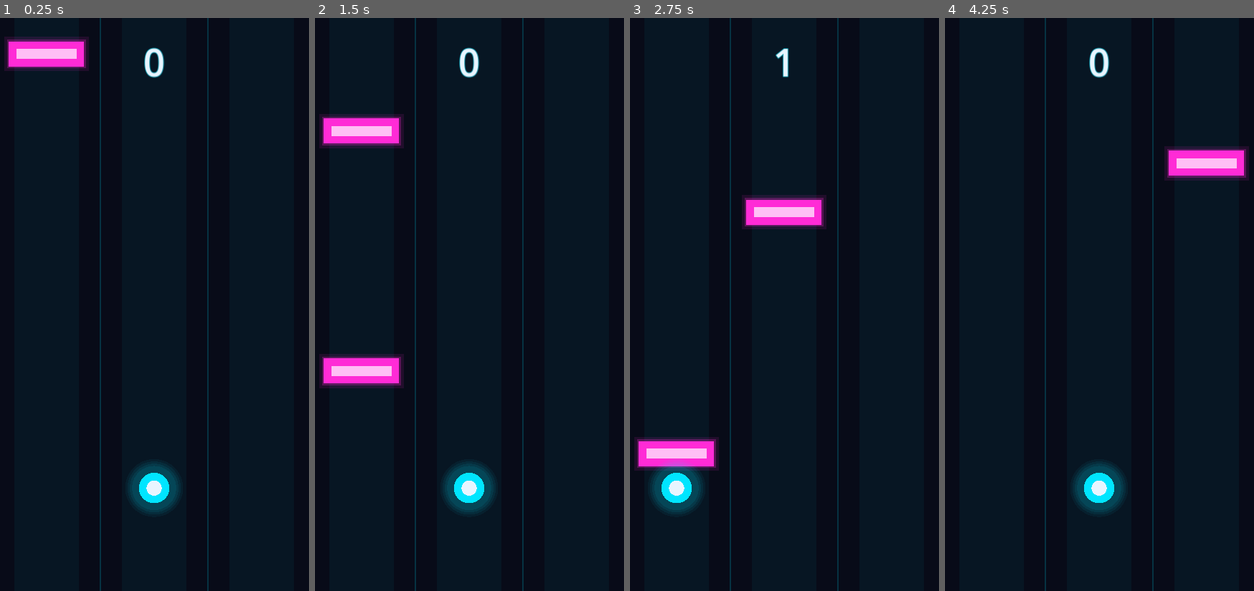
Above: before the commit, frames 1-4 (left to right).
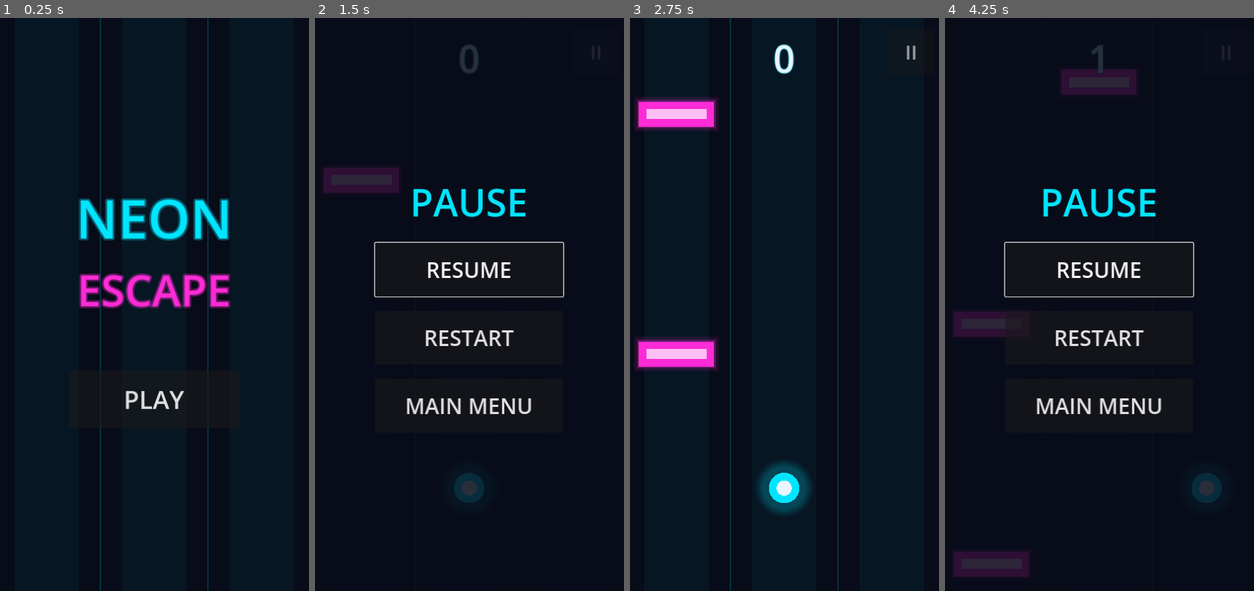
Above: after the commit, the same moments.

Repository: BananaInTrouble/Neon-Escape
Game: Godot game, scene res://scenes/main/main.tscn
Two runs of this game, one before a commit and one after it. Both use one fixed random seed, a clock stepped at 60 frames per second and the inputs below.
Inputs (mouse positions are in pixels of both pictures, inside the frame that each line leads up to):
- Up to frame 1 (0.25 s): no input
- Up to frame 2 (1.5 s): click (469, 401) at 0.5 s, where only the run after the commit has a clickable "PLAY"; click (596, 52) at 1.25 s, where only the run after the commit has a clickable "II"
- Up to frame 3 (2.75 s): click (784, 270) at 2 s, where only the run after the commit has a clickable "RESUME"
- Up to frame 4 (4.25 s): move the mouse to (1170, 275) at 2.77 s; hold Right (move_right) 2.78-3.5 s; click (1170, 275) at 2.92 s; click "RETRY" (after the commit: "II") at 3.5 s

The runs differ from the first frame. In frame 1, 7.6% of the frame differs, in the area x 1-75%, y 3-87%; in frame 2, 9.4%; in frame 3, 8.9%; in frame 4, 10%, in the area x 2-99%, y 0-100%.

Commit message:
Étape 6 : menu principal, pause et écran de fin complet
Menu principal (Play, record), bouton Pause semi-transparent dans une zone sûre
(encoche), menu Pause (Resume, Restart, Main Menu) qui fige réellement la partie,
pause automatique quand l'application passe en arrière-plan, bouton Main Menu
sur l'écran de fin. 12 nouveaux tests (47 au total).

Co-Authored-By: Claude Opus 5.5 <noreply@anthropic.com>
Claude-Session: https://claude.ai/code/session_016cBnVpishZPQyf6j2qKhHQ

Diff:
--- a/scenes/main/main.tscn
+++ b/scenes/main/main.tscn
@@ -1,12 +1,18 @@
-[gd_scene load_steps=4 format=3]
+[gd_scene load_steps=6 format=3]
 
 [ext_resource type="Script" path="res://scripts/core/game_manager.gd" id="1_gm"]
-[ext_resource type="PackedScene" path="res://scenes/ui/hud.tscn" id="2_hud"]
-[ext_resource type="PackedScene" path="res://scenes/ui/game_over.tscn" id="3_go"]
+[ext_resource type="PackedScene" path="res://scenes/ui/main_menu.tscn" id="2_menu"]
+[ext_resource type="PackedScene" path="res://scenes/ui/hud.tscn" id="3_hud"]
+[ext_resource type="PackedScene" path="res://scenes/ui/pause_menu.tscn" id="4_pause"]
+[ext_resource type="PackedScene" path="res://scenes/ui/game_over.tscn" id="5_go"]
 
 [node name="Main" type="Node"]
 script = ExtResource("1_gm")
 
-[node name="HUD" parent="." instance=ExtResource("2_hud")]
+[node name="MainMenu" parent="." instance=ExtResource("2_menu")]
 
-[node name="GameOver" parent="." instance=ExtResource("3_go")]
+[node name="HUD" parent="." instance=ExtResource("3_hud")]
+
+[node name="PauseMenu" parent="." instance=ExtResource("4_pause")]
+
+[node name="GameOver" parent="." instance=ExtResource("5_go")]
--- a/scenes/ui/game_over.tscn
+++ b/scenes/ui/game_over.tscn
@@ -67,3 +67,11 @@
 size_flags_horizontal = 4
 theme_override_font_sizes/font_size = 48
 text = "RETRY"
+
+[node name="MainMenuButton" type="Button" parent="Center/VBox"]
+unique_name_in_owner = true
+custom_minimum_size = Vector2(380, 110)
+layout_mode = 2
+size_flags_horizontal = 4
+theme_override_font_sizes/font_size = 40
+text = "MAIN MENU"
--- a/scenes/ui/hud.tscn
+++ b/scenes/ui/hud.tscn
@@ -1,26 +1,50 @@
-[gd_scene load_steps=2 format=3]
+[gd_scene load_steps=3 format=3]
 
 [ext_resource type="Script" path="res://scripts/ui/hud.gd" id="1_hud"]
+[ext_resource type="Script" path="res://scripts/ui/safe_area_container.gd" id="2_safe"]
 
 [node name="HUD" type="CanvasLayer"]
 layer = 5
 script = ExtResource("1_hud")
 
-[node name="Margin" type="MarginContainer" parent="."]
+[node name="SafeArea" type="MarginContainer" parent="."]
+anchors_preset = 15
+anchor_right = 1.0
+anchor_bottom = 1.0
+grow_horizontal = 2
+grow_vertical = 2
+mouse_filter = 2
+script = ExtResource("2_safe")
+
+[node name="Top" type="Control" parent="SafeArea"]
+layout_mode = 2
+mouse_filter = 2
+
+[node name="ScoreLabel" type="Label" parent="SafeArea/Top"]
+unique_name_in_owner = true
+layout_mode = 1
 anchors_preset = 10
 anchor_right = 1.0
-offset_bottom = 160.0
+offset_top = 8.0
+offset_bottom = 128.0
 grow_horizontal = 2
-mouse_filter = 2
-theme_override_constants/margin_top = 40
-
-[node name="ScoreLabel" type="Label" parent="Margin"]
-unique_name_in_owner = true
-layout_mode = 2
-size_flags_vertical = 0
 theme_override_colors/font_color = Color(0.91, 0.96, 1, 1)
 theme_override_colors/font_outline_color = Color(0, 0.898, 1, 0.6)
 theme_override_constants/outline_size = 6
 theme_override_font_sizes/font_size = 84
 text = "0"
 horizontal_alignment = 1
+
+[node name="PauseButton" type="Button" parent="SafeArea/Top"]
+unique_name_in_owner = true
+modulate = Color(1, 1, 1, 0.7)
+layout_mode = 1
+anchors_preset = 1
+anchor_left = 1.0
+anchor_right = 1.0
+offset_left = -104.0
+offset_bottom = 104.0
+grow_horizontal = 0
+focus_mode = 0
+theme_override_font_sizes/font_size = 44
+text = "II"
--- /dev/null
+++ b/scenes/ui/main_menu.tscn
@@ -0,0 +1,66 @@
+[gd_scene load_steps=3 format=3]
+
+[ext_resource type="Script" path="res://scripts/ui/main_menu.gd" id="1_menu"]
+[ext_resource type="Script" path="res://scripts/gameplay/lane_background.gd" id="2_bg"]
+
+[node name="MainMenu" type="CanvasLayer"]
+layer = 10
+script = ExtResource("1_menu")
+
+[node name="Background" type="Node2D" parent="."]
+script = ExtResource("2_bg")
+
+[node name="Center" type="CenterContainer" parent="."]
+anchors_preset = 15
+anchor_right = 1.0
+anchor_bottom = 1.0
+grow_horizontal = 2
+grow_vertical = 2
+mouse_filter = 2
+
+[node name="VBox" type="VBoxContainer" parent="Center"]
+layout_mode = 2
+mouse_filter = 2
+theme_override_constants/separation = 12
+
+[node name="TitleNeon" type="Label" parent="Center/VBox"]
+layout_mode = 2
+theme_override_colors/font_color = Color(0, 0.898039, 1, 1)
+theme_override_colors/font_outline_color = Color(0, 0.898039, 1, 0.35)
+theme_override_constants/outline_size = 16
+theme_override_font_sizes/font_size = 120
+text = "NEON"
+horizontal_alignment = 1
+
+[node name="TitleEscape" type="Label" parent="Center/VBox"]
+layout_mode = 2
+theme_override_colors/font_color = Color(1, 0.168627, 0.839216, 1)
+theme_override_colors/font_outline_color = Color(1, 0.168627, 0.839216, 0.35)
+theme_override_constants/outline_size = 16
+theme_override_font_sizes/font_size = 96
+text = "ESCAPE"
+horizontal_alignment = 1
+
+[node name="Spacer" type="Control" parent="Center/VBox"]
+custom_minimum_size = Vector2(0, 90)
+layout_mode = 2
+mouse_filter = 2
+
+[node name="PlayButton" type="Button" parent="Center/VBox"]
+unique_name_in_owner = true
+custom_minimum_size = Vector2(380, 130)
+layout_mode = 2
+size_flags_horizontal = 4
+theme_override_font_sizes/font_size = 56
+text = "PLAY"
+
+[node name="BestLabel" type="Label" parent="Center/VBox"]
+unique_name_in_owner = true
+visible = false
+custom_minimum_size = Vector2(0, 90)
+layout_mode = 2
+theme_override_colors/font_color = Color(0.7, 0.8, 0.9, 1)
+theme_override_font_sizes/font_size = 40
+text = "Record : 0"
+horizontal_alignment = 1
+vertical_alignment = 1
--- /dev/null
+++ b/scenes/ui/pause_menu.tscn
@@ -0,0 +1,60 @@
+[gd_scene load_steps=2 format=3]
+
+[ext_resource type="Script" path="res://scripts/ui/pause_menu.gd" id="1_pause"]
+
+[node name="PauseMenu" type="CanvasLayer"]
+process_mode = 3
+layer = 20
+script = ExtResource("1_pause")
+
+[node name="Dim" type="ColorRect" parent="."]
+anchors_preset = 15
+anchor_right = 1.0
+anchor_bottom = 1.0
+grow_horizontal = 2
+grow_vertical = 2
+color = Color(0.0313726, 0.0431373, 0.0941176, 0.85)
+
+[node name="Center" type="CenterContainer" parent="."]
+anchors_preset = 15
+anchor_right = 1.0
+anchor_bottom = 1.0
+grow_horizontal = 2
+grow_vertical = 2
+mouse_filter = 2
+
+[node name="VBox" type="VBoxContainer" parent="Center"]
+layout_mode = 2
+mouse_filter = 2
+theme_override_constants/separation = 32
+
+[node name="Title" type="Label" parent="Center/VBox"]
+layout_mode = 2
+theme_override_colors/font_color = Color(0, 0.898039, 1, 1)
+theme_override_font_sizes/font_size = 84
+text = "PAUSE"
+horizontal_alignment = 1
+
+[node name="ResumeButton" type="Button" parent="Center/VBox"]
+unique_name_in_owner = true
+custom_minimum_size = Vector2(420, 120)
+layout_mode = 2
+size_flags_horizontal = 4
+theme_override_font_sizes/font_size = 48
+text = "RESUME"
+
+[node name="RestartButton" type="Button" parent="Center/VBox"]
+unique_name_in_owner = true
+custom_minimum_size = Vector2(420, 120)
+layout_mode = 2
+size_flags_horizontal = 4
+theme_override_font_sizes/font_size = 48
+text = "RESTART"
+
+[node name="MainMenuButton" type="Button" parent="Center/VBox"]
+unique_name_in_owner = true
+custom_minimum_size = Vector2(420, 120)
+layout_mode = 2
+size_flags_horizontal = 4
+theme_override_font_sizes/font_size = 48
+text = "MAIN MENU"
--- a/scripts/core/game_manager.gd
+++ b/scripts/core/game_manager.gd
@@ -1,13 +1,17 @@
 class_name GameManager
 extends Node
-## Chef d'orchestre : crée/détruit la partie et pilote les transitions d'état.
+## Chef d'orchestre : crée/détruit la partie, gère la pause et les écrans.
 ##
 ## Il ne contient aucune règle de gameplay détaillée : il relie les modules
-## (partie, score, interface) via leurs signaux.
+## (partie, score, interface) via leurs signaux. Toute demande passe par
+## GameState, qui refuse les transitions incohérentes (ex. pause depuis le menu).
 
 const GAME_SCENE: PackedScene = preload("res://scenes/game/game.tscn")
+const S := GameState.State
 
+@onready var main_menu: MainMenu = $MainMenu
 @onready var hud: Hud = $HUD
+@onready var pause_menu: PauseMenu = $PauseMenu
 @onready var game_over_screen: GameOverScreen = $GameOver
 
 var state := GameState.new()
@@ -16,19 +20,49 @@
 
 
 func _ready() -> void:
-	# Le gestionnaire doit continuer à tourner quand le gameplay est en pause.
+	# Le gestionnaire et l'interface continuent de fonctionner en pause ;
+	# seule la partie (Game) est suspendue.
 	process_mode = Node.PROCESS_MODE_ALWAYS
 	state.changed.connect(_on_state_changed)
 	score.score_changed.connect(hud.show_score)
+	main_menu.play_requested.connect(start_game)
+	hud.pause_requested.connect(pause_game)
+	pause_menu.resume_requested.connect(resume_game)
+	pause_menu.restart_requested.connect(start_game)
+	pause_menu.main_menu_requested.connect(go_to_menu)
 	game_over_screen.retry_requested.connect(start_game)
-	# Provisoire (avant le menu principal) : on lance directement une partie.
-	start_game()
+	game_over_screen.main_menu_requested.connect(go_to_menu)
+	_show_menu()
 
 
-## Lance une nouvelle partie propre (détruit la précédente si besoin).
+func _exit_tree() -> void:
+	# Ne jamais laisser l'arbre en pause derrière nous.
+	get_tree().paused = false
+
+
+## Pause automatique si l'application passe en arrière-plan (appel, notification,
+## changement d'onglet dans le navigateur...).
+func _notification(what: int) -> void:
+	if what == NOTIFICATION_APPLICATION_FOCUS_OUT or what == NOTIFICATION_APPLICATION_PAUSED:
+		if is_node_ready():
+			pause_game()
+
+
+## Clavier : Échap ou P pour mettre en pause / reprendre.
+func _unhandled_input(event: InputEvent) -> void:
+	if event.is_action_pressed("pause_game"):
+		if state.current == S.PLAYING:
+			pause_game()
+		elif state.current == S.PAUSED:
+			resume_game()
+		get_viewport().set_input_as_handled()
+
+
+## Lance une nouvelle partie propre (depuis le menu, la pause ou la fin de partie).
 func start_game() -> bool:
-	if not state.transition_to(GameState.State.PLAYING):
+	if not state.transition_to(S.PLAYING):
 		return false
+	get_tree().paused = false
 	_clear_game()
 	score.reset()
 	game = GAME_SCENE.instantiate()
@@ -37,20 +71,56 @@
 	game.crashed.connect(end_game)
 	add_child(game)
 	move_child(game, 0)  # sous l'interface dans l'arbre
-	game_over_screen.hide()
-	hud.show()
+	_show_screens([hud])
+	return true
+
+
+## Suspend réellement le gameplay : obstacles, chronomètre de difficulté et
+## animations de la partie sont figés tant que l'arbre est en pause.
+func pause_game() -> bool:
+	if not state.transition_to(S.PAUSED):
+		return false
+	get_tree().paused = true
+	_show_screens([hud, pause_menu])
+	return true
+
+
+func resume_game() -> bool:
+	if state.current != S.PAUSED or not state.transition_to(S.PLAYING):
+		return false
+	get_tree().paused = false
+	_show_screens([hud])
 	return true
 
 
 ## Termine la partie. Les appels répétés sont ignorés.
 func end_game() -> bool:
-	if not state.transition_to(GameState.State.GAME_OVER):
+	if not state.transition_to(S.GAME_OVER):
 		return false
 	game.stop()
 	var is_new_record := score.commit()
-	hud.hide()
+	_show_screens([game_over_screen])
 	game_over_screen.show_result(score.score, score.best, is_new_record)
 	return true
+
+
+func go_to_menu() -> bool:
+	if not state.transition_to(S.MENU):
+		return false
+	get_tree().paused = false
+	_clear_game()
+	_show_menu()
+	return true
+
+
+func _show_menu() -> void:
+	main_menu.show_best(score.best)
+	_show_screens([main_menu])
+
+
+func _show_screens(screens: Array[CanvasLayer]) -> void:
+	for screen: CanvasLayer in [main_menu, hud, pause_menu, game_over_screen]:
+		screen.visible = screen in screens
 
 
 func _on_row_passed() -> void:
--- a/scripts/ui/game_over.gd
+++ b/scripts/ui/game_over.gd
@@ -3,6 +3,7 @@
 ## Écran de fin de partie. Émet des signaux, ne décide de rien lui-même.
 
 signal retry_requested
+signal main_menu_requested
 
 ## Délai avant que les boutons répondent, pour qu'un toucher frénétique
 ## juste après la collision ne relance pas la partie par erreur.
@@ -12,12 +13,14 @@
 @onready var best_label: Label = %BestLabel
 @onready var record_label: Label = %RecordLabel
 @onready var retry_button: Button = %RetryButton
+@onready var main_menu_button: Button = %MainMenuButton
 
 var _input_delay_timer := Timer.new()
 
 
 func _ready() -> void:
 	retry_button.pressed.connect(retry_requested.emit)
+	main_menu_button.pressed.connect(main_menu_requested.emit)
 	_input_delay_timer.one_shot = true
 	_input_delay_timer.wait_time = INPUT_DELAY
 	_input_delay_timer.timeout.connect(_enable_buttons)
@@ -29,11 +32,16 @@
 	score_label.text = "Score : %d" % score
 	best_label.text = "Record : %d" % best
 	record_label.visible = is_new_record
-	retry_button.disabled = true
+	_set_buttons_disabled(true)
 	show()
 	_input_delay_timer.start()
 
 
 func _enable_buttons() -> void:
-	retry_button.disabled = false
+	_set_buttons_disabled(false)
 	retry_button.grab_focus()
+
+
+func _set_buttons_disabled(disabled: bool) -> void:
+	retry_button.disabled = disabled
+	main_menu_button.disabled = disabled
--- a/scripts/ui/hud.gd
+++ b/scripts/ui/hud.gd
@@ -1,8 +1,15 @@
 class_name Hud
 extends CanvasLayer
-## Affichage pendant la partie. Ne contient aucune règle de jeu.
+## Affichage pendant la partie (score, bouton Pause). Ne contient aucune règle de jeu.
+
+signal pause_requested
 
 @onready var score_label: Label = %ScoreLabel
+@onready var pause_button: Button = %PauseButton
+
+
+func _ready() -> void:
+	pause_button.pressed.connect(pause_requested.emit)
 
 
 func show_score(score: int) -> void:
--- /dev/null
+++ b/scripts/ui/main_menu.gd
@@ -0,0 +1,30 @@
+class_name MainMenu
+extends CanvasLayer
+## Écran d'accueil : titre, meilleur score, bouton Play.
+
+signal play_requested
+
+@onready var background: Node2D = $Background
+@onready var best_label: Label = %BestLabel
+@onready var play_button: Button = %PlayButton
+
+
+func _ready() -> void:
+	play_button.pressed.connect(play_requested.emit)
+	get_viewport().size_changed.connect(_resize_background)
+	_resize_background()
+	visibility_changed.connect(_on_visibility_changed)
+
+
+func show_best(best: int) -> void:
+	best_label.text = "Record : %d" % best
+	best_label.visible = best > 0
+
+
+func _resize_background() -> void:
+	background.set_area_size(get_viewport().get_visible_rect().size)
+
+
+func _on_visibility_changed() -> void:
+	if visible:
+		play_button.grab_focus.call_deferred()
--- /dev/null
+++ b/scripts/ui/pause_menu.gd
@@ -0,0 +1,25 @@
+class_name PauseMenu
+extends CanvasLayer
+## Menu affiché pendant la pause. Fonctionne alors que le gameplay est suspendu.
+
+signal resume_requested
+signal restart_requested
+signal main_menu_requested
+
+@onready var resume_button: Button = %ResumeButton
+@onready var restart_button: Button = %RestartButton
+@onready var main_menu_button: Button = %MainMenuButton
+
+
+func _ready() -> void:
+	process_mode = Node.PROCESS_MODE_ALWAYS
+	resume_button.pressed.connect(resume_requested.emit)
+	restart_button.pressed.connect(restart_requested.emit)
+	main_menu_button.pressed.connect(main_menu_requested.emit)
+	visibility_changed.connect(_on_visibility_changed)
+	hide()
+
+
+func _on_visibility_changed() -> void:
+	if visible:
+		resume_button.grab_focus.call_deferred()
--- /dev/null
+++ b/scripts/ui/safe_area_container.gd
@@ -0,0 +1,41 @@
+class_name SafeAreaContainer
+extends MarginContainer
+## Conteneur plein écran qui garde son contenu hors de l'encoche et de la barre
+## d'accueil des téléphones. Sur ordinateur, seule la marge de base s'applique.
+
+@export var base_margin := 24
+
+
+func _ready() -> void:
+	mouse_filter = Control.MOUSE_FILTER_IGNORE
+	get_viewport().size_changed.connect(_update_margins)
+	_update_margins()
+
+
+func _update_margins() -> void:
+	var insets: Array[float] = [0.0, 0.0, 0.0, 0.0]
+	if OS.has_feature("mobile"):
+		insets = insets_in_viewport(
+			Rect2(DisplayServer.get_display_safe_area()),
+			Vector2(DisplayServer.screen_get_size()),
+			get_viewport().get_visible_rect().size
+		)
+	add_theme_constant_override("margin_left", base_margin + int(insets[0]))
+	add_theme_constant_override("margin_top", base_margin + int(insets[1]))
+	add_theme_constant_override("margin_right", base_margin + int(insets[2]))
+	add_theme_constant_override("margin_bottom", base_margin + int(insets[3]))
+
+
+## Convertit la zone sûre de l'écran (pixels physiques) en marges gauche, haut,
+## droite, bas exprimées dans les unités de la zone de jeu.
+static func insets_in_viewport(safe: Rect2, screen: Vector2, viewport_size: Vector2) -> Array[float]:
+	var insets: Array[float] = [0.0, 0.0, 0.0, 0.0]
+	if screen.x <= 0.0 or screen.y <= 0.0 or safe.size == Vector2.ZERO:
+		return insets
+	var sx := viewport_size.x / screen.x
+	var sy := viewport_size.y / screen.y
+	insets[0] = maxf(safe.position.x, 0.0) * sx
+	insets[1] = maxf(safe.position.y, 0.0) * sy
+	insets[2] = maxf(screen.x - safe.end.x, 0.0) * sx
+	insets[3] = maxf(screen.y - safe.end.y, 0.0) * sy
+	return insets
--- a/tests/unit/test_game_flow.gd
+++ b/tests/unit/test_game_flow.gd
@@ -9,9 +9,11 @@
 func before_each() -> void:
 	main = MAIN_SCENE.instantiate()
 	tree.root.add_child(main)
+	main.start_game()
 
 
 func after_each() -> void:
+	tree.paused = false
 	main.queue_free()
 
 
--- /dev/null
+++ b/tests/unit/test_menus.gd
@@ -0,0 +1,171 @@
+extends TestCase
+## Étape 6 : menu principal, pause, retour au menu, zones de sécurité.
+
+const MAIN_SCENE := preload("res://scenes/main/main.tscn")
+const S := GameState.State
+
+var main: GameManager
+
+
+func before_each() -> void:
+	main = MAIN_SCENE.instantiate()
+	tree.root.add_child(main)
+
+
+func after_each() -> void:
+	tree.paused = false
+	main.queue_free()
+
+
+func _crash() -> void:
+	var p: Array[bool] = [false, true, false]
+	main.game.spawner.spawn_row(p, main.game.player.position.y)
+	await wait_physics_frames(5)
+
+
+func test_starts_on_main_menu() -> void:
+	assert_eq(main.state.current, S.MENU)
+	assert_true(main.main_menu.visible, "Menu affiché")
+	assert_false(main.hud.visible)
+	assert_false(main.pause_menu.visible)
+	assert_false(main.game_over_screen.visible)
+	assert_true(main.game == null, "Aucune partie en cours")
+
+
+func test_play_button_starts_game() -> void:
+	main.main_menu.play_button.pressed.emit()
+	assert_eq(main.state.current, S.PLAYING)
+	assert_true(main.game != null)
+	assert_true(main.hud.visible)
+	assert_false(main.main_menu.visible)
+
+
+func test_pause_really_freezes_gameplay() -> void:
+	main.start_game()
+	await wait_physics_frames(10)
+	var obstacle: Obstacle = main.game.spawner._active[0]
+	assert_true(main.pause_game())
+	assert_true(tree.paused)
+	assert_true(main.pause_menu.visible, "Menu pause affiché")
+	var y := obstacle.position.y
+	var elapsed := main.game.difficulty.elapsed
+	await wait_physics_frames(30)
+	assert_eq(obstacle.position.y, y, "Les obstacles ne bougent pas en pause")
+	assert_eq(main.game.difficulty.elapsed, elapsed, "La difficulté n'avance pas en pause")
+	assert_true(main.resume_game())
+	assert_false(tree.paused)
+	assert_false(main.pause_menu.visible)
+	await wait_physics_frames(5)
+	assert_true(obstacle.position.y > y, "Les obstacles repartent après la reprise")
+
+
+func test_player_cannot_move_while_paused() -> void:
+	main.start_game()
+	main.pause_game()
+	var touch := InputEventScreenTouch.new()
+	touch.pressed = true
+	touch.position = Vector2(50, 900)
+	tree.root.push_input(touch, true)
+	assert_eq(main.game.player.lane, Lanes.CENTER)
+
+
+func test_invalid_pause_requests_are_ignored() -> void:
+	assert_false(main.pause_game(), "Pas de pause depuis le menu")
+	main.start_game()
+	assert_true(main.pause_game())
+	assert_false(main.pause_game(), "Pas de double pause")
+	main.resume_game()
+	await _crash()
+	assert_false(main.pause_game(), "Pas de pause après la défaite")
+	assert_false(tree.paused)
+
+
+func test_restart_from_pause_gives_clean_unpaused_game() -> void:
+	main.start_game()
+	await wait_physics_frames(10)
+	var old_game := main.game
+	main.pause_game()
+	main.pause_menu.restart_button.pressed.emit()
+	await wait_frames(2)
+	assert_eq(main.state.current, S.PLAYING)
+	assert_false(tree.paused, "Plus en pause")
+	assert_false(is_instance_valid(old_game), "Ancienne partie libérée")
+	assert_eq(main.score.score, 0)
+	assert_false(main.pause_menu.visible)
+
+
+func test_main_menu_from_pause() -> void:
+	main.start_game()
+	main.pause_game()
+	main.pause_menu.main_menu_button.pressed.emit()
+	await wait_frames(2)
+	assert_eq(main.state.current, S.MENU)
+	assert_false(tree.paused)
+	assert_true(main.game == null)
+	assert_true(main.main_menu.visible)
+	assert_false(main.pause_menu.visible)
+
+
+func test_main_menu_from_game_over_shows_best() -> void:
+	main.start_game()
+	var p: Array[bool] = [true, false, false]
+	main.game.spawner.spawn_row(p, main.game.player.position.y - 10.0)
+	await wait_physics_frames(30)
+	await _crash()
+	assert_eq(main.state.current, S.GAME_OVER)
+	main.game_over_screen.main_menu_requested.emit()
+	await wait_frames(2)
+	assert_eq(main.state.current, S.MENU)
+	assert_true(main.main_menu.best_label.visible, "Record affiché")
+	assert_eq(main.main_menu.best_label.text, "Record : 1")
+
+
+func test_pause_button_touch_pauses_without_moving_player() -> void:
+	main.start_game()
+	await wait_frames(2)  # laisse l'interface se mettre en place
+	var center := main.hud.pause_button.get_global_rect().get_center()
+	# Sur téléphone, un toucher produit un événement tactile ET un clic émulé.
+	var touch := InputEventScreenTouch.new()
+	touch.pressed = true
+	touch.position = center
+	tree.root.push_input(touch, true)
+	var click := InputEventMouseButton.new()
+	click.button_index = MOUSE_BUTTON_LEFT
+	click.pressed = true
+	click.position = center
+	tree.root.push_input(click, true)
+	var release := click.duplicate()
+	release.pressed = false
+	tree.root.push_input(release, true)
+	assert_eq(main.state.current, S.PAUSED, "Le bouton a mis en pause")
+	assert_eq(main.game.player.lane, Lanes.CENTER, "Le joueur n'a pas bougé")
+
+
+func test_keyboard_toggles_pause() -> void:
+	main.start_game()
+	var ev := InputEventAction.new()
+	ev.action = "pause_game"
+	ev.pressed = true
+	tree.root.push_input(ev)
+	assert_eq(main.state.current, S.PAUSED)
+	tree.root.push_input(ev)
+	assert_eq(main.state.current, S.PLAYING)
+
+
+func test_app_going_to_background_pauses() -> void:
+	main.start_game()
+	main.notification(Node.NOTIFICATION_APPLICATION_FOCUS_OUT)
+	assert_eq(main.state.current, S.PAUSED)
+	assert_true(tree.paused)
+
+
+func test_safe_area_insets() -> void:
+	# Écran 1170×2532 avec encoche de 141 px en haut et barre de 102 px en bas.
+	var insets := SafeAreaContainer.insets_in_viewport(
+		Rect2(0, 141, 1170, 2532 - 141 - 102), Vector2(1170, 2532), Vector2(720, 1558))
+	assert_almost_eq(insets[0], 0.0, 0.01)
+	assert_almost_eq(insets[1], 141.0 * 720.0 / 1170.0, 0.5)
+	assert_almost_eq(insets[2], 0.0, 0.01)
+	assert_almost_eq(insets[3], 102.0 * 1558.0 / 2532.0, 0.5)
+	var none := SafeAreaContainer.insets_in_viewport(Rect2(), Vector2.ZERO, Vector2(720, 1280))
+	assert_eq(none, [0.0, 0.0, 0.0, 0.0] as Array[float], "Valeurs absentes : pas de marge")
--- a/tools/screenshot.gd
+++ b/tools/screenshot.gd
@@ -1,24 +1,37 @@
 extends SceneTree
-## Capture d'écran automatique (outil de développement, nécessite un affichage).
+## Captures d'écran automatiques des principaux écrans (outil de développement,
+## nécessite un affichage, ex. xvfb-run sous Linux).
 ## Usage : godot --script res://tools/screenshot.gd -- <dossier_sortie>
+
 
 func _initialize() -> void:
 	_run.call_deferred()
 
 
 func _run() -> void:
-	var out_dir: String = OS.get_cmdline_user_args()[0] if OS.get_cmdline_user_args().size() > 0 else "user://"
+	var args := OS.get_cmdline_user_args()
+	var out_dir: String = args[0] if args.size() > 0 else "user://"
 	var main: GameManager = load("res://scenes/main/main.tscn").instantiate()
 	root.add_child(main)
-	for i in 150:
-		await process_frame
-	await _save(out_dir.path_join("1_gameplay.png"))
+	await _wait(20)
+	await _save(out_dir.path_join("1_menu.png"))
+	main.start_game()
+	await _wait(100)
+	await _save(out_dir.path_join("2_gameplay.png"))
+	main.pause_game()
+	await _wait(10)
+	await _save(out_dir.path_join("3_pause.png"))
+	main.resume_game()
 	var p: Array[bool] = [false, true, false]
 	main.game.spawner.spawn_row(p, main.game.player.position.y)
-	for i in 40:
+	await _wait(40)
+	await _save(out_dir.path_join("4_game_over.png"))
+	quit()
+
+
+func _wait(frames: int) -> void:
+	for i in frames:
 		await process_frame
-	await _save(out_dir.path_join("2_game_over.png"))
-	quit()
 
 
 func _save(path: String) -> void:
Not shown, changed: docs/ARCHITECTURE.md
Not shown, changed: docs/GAME_DESIGN.md
